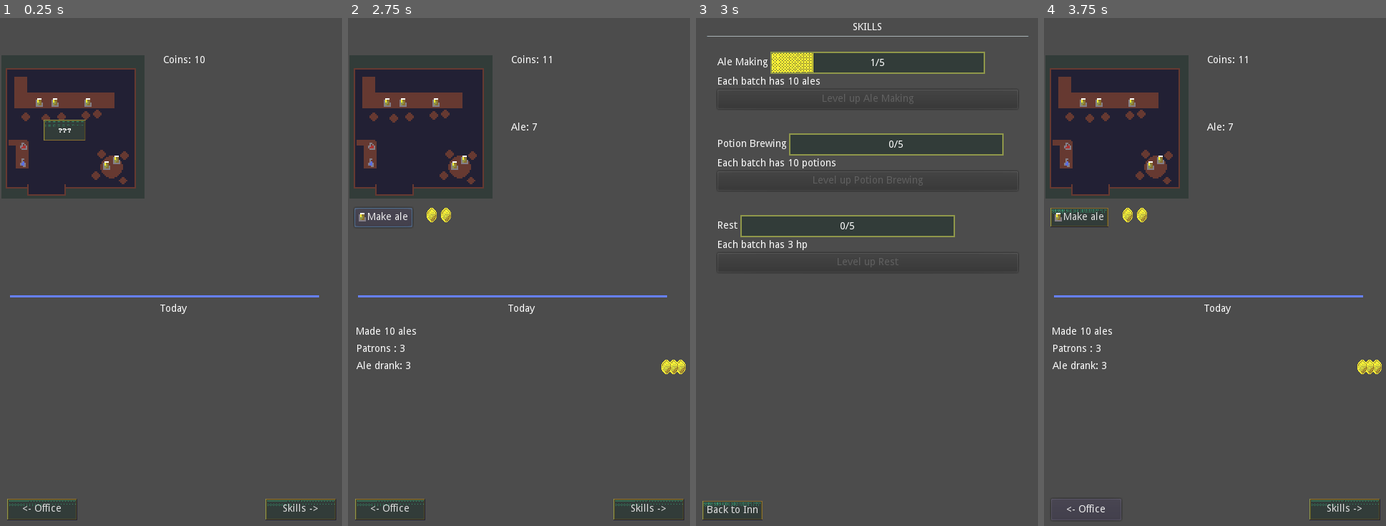
Above: before the commit, frames 1-4 (left to right).
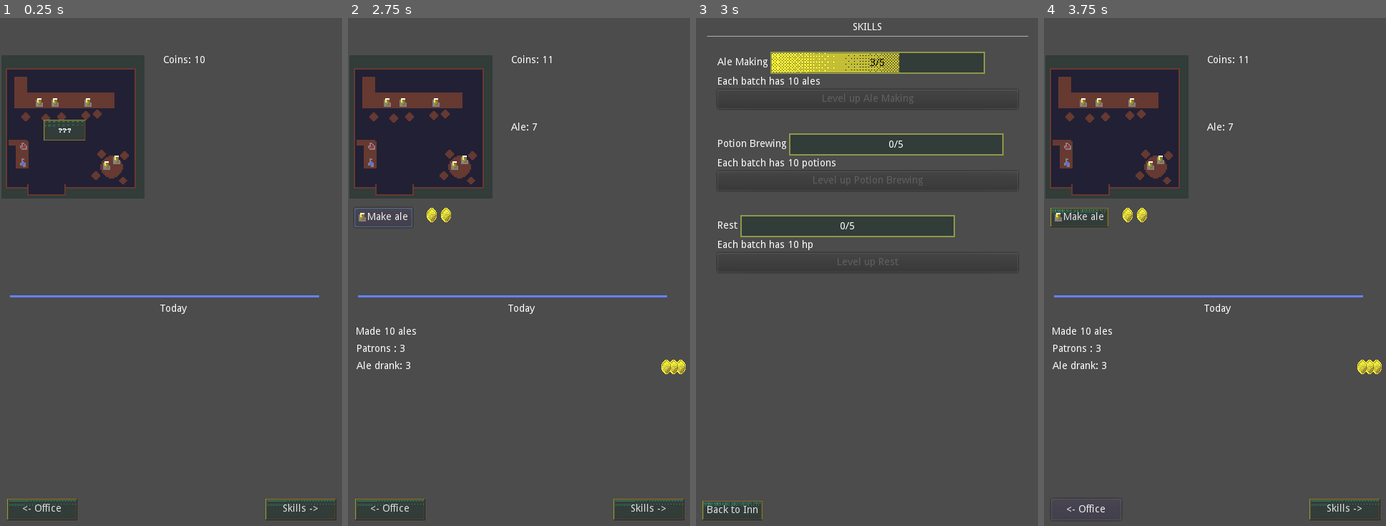
Above: after the commit, the same moments.

Repository: RoxT/InnKeeperUnlimited
Game: Godot game, scene res://Inn.tscn
Two runs of this game, one before a commit and one after it. Both use one fixed random seed, a clock stepped at 60 frames per second and the inputs below.
Inputs (mouse positions are in pixels of both pictures, inside the frame that each line leads up to):
- Up to frame 1 (0.25 s): no input
- Up to frame 2 (2.75 s): click (412, 129) at 0.5 s; click "Next" at 1.25 s; click "Make ale" at 2 s
- Up to frame 3 (3 s): click "Skills ->" at 2.75 s
- Up to frame 4 (3.75 s): click "Back to Inn" at 3.5 s

Frames 1-2 are identical in both runs. In frame 3, 1.0% of the frame differs, in the area x 26-60%, y 6-46%; in frame 4, nothing differs.

Commit message:
skill csvs

Diff:
--- a/project/project.godot
+++ b/project/project.godot
@@ -47,6 +47,11 @@
 common/drop_mouse_on_gui_input_disabled=true
 theme/custom="res://resources/new_theme.tres"
 
+[locale]
+
+translations=PoolStringArray( "res://resources/rest_translations.en.translation", "res://resources/ale_translations.en.translation", "res://resources/potion_translations.en.translation" )
+locale_filter=[ 0, [  ] ]
+
 [physics]
 
 common/enable_pause_aware_picking=true
--- /dev/null
+++ b/project/resources/ale_translations.csv
@@ -0,0 +1,8 @@
+keys,en
+ALE1,ale ale ale
+ALE2,brewskis
+ALE3,string3
+ALE4,string4
+ALE5,string5
+ALE6,string6
+ALE7,The ale flows
--- /dev/null
+++ b/project/resources/potion_translations.csv
@@ -0,0 +1,8 @@
+keys,en
+POTIONS1,Brewing....brewing...brewing
+POTIONS2,string2
+POTIONS3,string3
+POTIONS4,string4
+POTIONS5,string5
+POTIONS6,string6
+POTIONS7,The slime flows
--- /dev/null
+++ b/project/resources/rest_translations.csv
@@ -0,0 +1,7 @@
+keys,en,ja
+REST1,"You’re getting better at ""rest"". Yay!",Anata wa `kyūsoku' ga jōzu ni natte imasu. Wa ̄ i!
+REST2,"You got so much rest you’re.... bored? Yes, you’re wiping down the bar 10 times a day and dealing with ingrates but at least its not milling by hand and lifting barrels of hops.","Yasumi sugite… taikutsu? Hai, anata wa bā o 1-nichi 10-kai fukitori, burei ni taisho shite imasuga, sukunakutomo te de funsai shite hoppu no taru o mochiagete iru wakede wa arimasen."
+REST3,string,Gen
+REST4,atring ,弦
+REST5,string,ストリング
+REST6,"With no manual labour to do your guild spends their days serving ale and getting to know patrons, laughing at stories and talking down many armed drunkards, and cleaning up endless messes. You have developed a greater sense of purpose and kinship with those around you and the resiliency to go with it.",肉体労働のないギルドは、エールを出したり常連客と知り合いになったり、話を聞いて笑って多くの武装した酔っぱらいを言い負かしたり、終わりのない混乱を片付けたりすることに日々を費やします。 あなたは、より大きな目的意識と周囲の人々との親近感、そしてそれに伴う回復力を発達させてきました。
--- a/project/skills/RSkill.gd
+++ b/project/skills/RSkill.gd
@@ -6,6 +6,7 @@
 
 export var title:String
 export var plural:String
+export var label:String
 
 export var level := 1
 export var next := 5
@@ -23,14 +24,15 @@
 		return true
 	else: return false
 
-func level_up():
+func level_up()->int:
 	level += 1
 	ex = ex - next
 	next += 1
 	batch_size += 1
-	if not is_ready(): S.ready_to_level.erase(self)
+	return level
 
-
+func get_batch_text()->String:
+	return BATCH % [batch_size, plural]
 
 
 
--- /dev/null
+++ b/project/skills/SkillDialogScene.gd
@@ -0,0 +1,24 @@
+extends Control
+
+
+var skill:String
+var level:int
+
+onready var label:RichTextLabel = $MarginContainer/VBoxContainer/RichTextLabelTiny
+
+
+signal dialog_finished (key)
+
+# Called when the node enters the scene tree for the first time.
+func _ready() -> void:
+	pass
+
+func show_text(skill:Skill):
+	label.text = ""
+	label.add_text(tr(skill.label + str(skill.level)))
+	label.newline()
+	label.newline()
+	label.add_text("New batch size: " + str(skill.batch_size) + " " + skill.plural)
+
+func _on_Back_pressed() -> void:
+	queue_free()
--- /dev/null
+++ b/project/skills/SkillDialogScene.tscn
@@ -0,0 +1,48 @@
+[gd_scene load_steps=7 format=2]
+
+[ext_resource path="res://resources/tinier.tres" type="DynamicFont" id=1]
+[ext_resource path="res://resources/tiny2.tres" type="DynamicFont" id=2]
+[ext_resource path="res://resources/tinierBold.tres" type="DynamicFont" id=3]
+[ext_resource path="res://skills/SkillDialogScene.gd" type="Script" id=4]
+[ext_resource path="res://resources/new_theme.tres" type="Theme" id=5]
+
+[sub_resource type="StyleBoxFlat" id=1]
+bg_color = Color( 0.301961, 0.301961, 0.301961, 1 )
+
+[node name="Dialog" type="Control"]
+anchor_right = 1.0
+anchor_bottom = 1.0
+script = ExtResource( 4 )
+
+[node name="Panel" type="Panel" parent="."]
+anchor_right = 1.0
+anchor_bottom = 1.0
+custom_styles/panel = SubResource( 1 )
+
+[node name="MarginContainer" type="MarginContainer" parent="."]
+anchor_right = 1.0
+anchor_bottom = 1.0
+theme = ExtResource( 5 )
+
+[node name="VBoxContainer" type="VBoxContainer" parent="MarginContainer"]
+margin_left = 15.0
+margin_top = 15.0
+margin_right = 465.0
+margin_bottom = 705.0
+
+[node name="RichTextLabelTiny" type="RichTextLabel" parent="MarginContainer/VBoxContainer"]
+margin_right = 450.0
+margin_bottom = 659.0
+size_flags_vertical = 3
+custom_fonts/italics_font = ExtResource( 1 )
+custom_fonts/bold_font = ExtResource( 3 )
+custom_fonts/normal_font = ExtResource( 2 )
+text = "The ale flows"
+
+[node name="Back" type="Button" parent="MarginContainer/VBoxContainer"]
+margin_top = 663.0
+margin_right = 450.0
+margin_bottom = 690.0
+text = "Back"
+
+[connection signal="pressed" from="MarginContainer/VBoxContainer/Back" to="." method="_on_Back_pressed"]
--- a/project/skills/UISkill.gd
+++ b/project/skills/UISkill.gd
@@ -1,9 +1,11 @@
+tool
 extends Control
 
 const Skill := preload("res://skills/RSkill.gd")
 export var skill_r:Resource setget set_skill
 var skill:Skill
 
+onready var SkillDialogScene := preload("res://skills/SkillDialogScene.tscn")
 onready var title_label := $VBox/HBox/TitleLabel
 onready var batch_label := $VBox/BatchLabel
 onready var progress := $VBox/HBox/TextureProgress
@@ -14,6 +16,10 @@
 	assert(skill_r != null)
 	skill = skill_r
 	level_up_btn.connect("pressed", self, "_on_level_up_btn_pressed")
+	title_label.owner = self
+	batch_label.owner = self
+	progress.owner = self
+	level_up_btn.owner = self
 	update()
 
 func _enter_tree() -> void:
@@ -23,7 +29,7 @@
 	if !skill:
 		return
 	title_label.text = skill.title
-	batch_label.text = skill.BATCH % [skill.batch_size, skill.plural]
+	batch_label.text = skill.get_batch_text()
 	var ex = skill.ex
 	var next = skill.next
 	progress.value = ex
@@ -42,4 +48,7 @@
 
 func _on_level_up_btn_pressed():
 	skill.level_up()
+	var dialog = SkillDialogScene.instance()
+	add_child(dialog)
+	dialog.show_text(skill)
 	update()
--- a/project/skills/UISkill.tscn
+++ b/project/skills/UISkill.tscn
@@ -4,7 +4,7 @@
 [ext_resource path="res://textures/progress_bg.png" type="Texture" id=2]
 [ext_resource path="res://resources/another.tres" type="Theme" id=3]
 [ext_resource path="res://skills/UISkill.gd" type="Script" id=4]
-[ext_resource path="res://skills/ale.tres" type="Resource" id=5]
+[ext_resource path="res://skills/rest.tres" type="Resource" id=5]
 
 [node name="Skill" type="MarginContainer"]
 anchor_right = 1.0
@@ -26,7 +26,7 @@
 margin_right = 28.0
 margin_bottom = 31.0
 rect_min_size = Vector2( 0, 31 )
-text = "Title"
+text = "Rest"
 valign = 1
 
 [node name="TextureProgress" type="TextureProgress" parent="VBox/HBox"]
@@ -34,8 +34,8 @@
 margin_right = 332.0
 margin_bottom = 31.0
 theme = ExtResource( 3 )
-max_value = 10.0
-value = 10.0
+max_value = 5.0
+value = 5.0
 texture_under = ExtResource( 2 )
 texture_progress = ExtResource( 1 )
 
@@ -49,17 +49,17 @@
 margin_top = -7.0
 margin_right = 20.0
 margin_bottom = 7.0
-text = "0/10"
+text = "20/5"
 align = 1
 
 [node name="BatchLabel" type="Label" parent="VBox"]
 margin_top = 35.0
 margin_right = 450.0
 margin_bottom = 49.0
-text = "Each batch has # plurals"
+text = "Each batch has 3 hp"
 
 [node name="LevelUpBtn" type="Button" parent="VBox"]
 margin_top = 53.0
 margin_right = 450.0
 margin_bottom = 80.0
-text = "Level up Title"
+text = "Level up Rest"
--- a/project/skills/ale.tres
+++ b/project/skills/ale.tres
@@ -6,7 +6,8 @@
 script = ExtResource( 1 )
 title = "Ale Making"
 plural = "ales"
+label = "ALE"
 level = 1
 next = 5
-ex = 0
+ex = 2
 batch_size = 10
--- a/project/skills/potion.tres
+++ b/project/skills/potion.tres
@@ -6,6 +6,7 @@
 script = ExtResource( 1 )
 title = "Potion Brewing"
 plural = "potions"
+label = "POTIONS"
 level = 1
 next = 5
 ex = 0
--- a/project/skills/rest.tres
+++ b/project/skills/rest.tres
@@ -6,7 +6,8 @@
 script = ExtResource( 1 )
 title = "Rest"
 plural = "hp"
+label = "REST"
 level = 1
 next = 5
 ex = 0
-batch_size = 3
+batch_size = 10
--- /dev/null
+++ b/project/translation_test.tscn
@@ -0,0 +1,57 @@
+[gd_scene format=2]
+
+[node name="Control" type="Control"]
+anchor_right = 1.0
+anchor_bottom = 1.0
+
+[node name="VBoxContainer" type="VBoxContainer" parent="."]
+margin_right = 480.0
+margin_bottom = 120.0
+
+[node name="Button" type="Label" parent="VBoxContainer"]
+margin_right = 480.0
+margin_bottom = 14.0
+text = "rest1"
+align = 1
+autowrap = true
+
+[node name="Button2" type="Label" parent="VBoxContainer"]
+margin_top = 18.0
+margin_right = 480.0
+margin_bottom = 32.0
+text = "rest2"
+align = 1
+autowrap = true
+
+[node name="Button3" type="Label" parent="VBoxContainer"]
+margin_top = 36.0
+margin_right = 480.0
+margin_bottom = 50.0
+text = "rest3"
+align = 1
+autowrap = true
+
+[node name="Button4" type="Label" parent="VBoxContainer"]
+margin_top = 54.0
+margin_right = 480.0
+margin_bottom = 68.0
+text = "rest4"
+align = 1
+autowrap = true
+
+[node name="Button5" type="Label" parent="VBoxContainer"]
+margin_top = 72.0
+margin_right = 480.0
+margin_bottom = 86.0
+text = "rest5"
+align = 1
+autowrap = true
+
+[node name="Button6" type="Label" parent="VBoxContainer"]
+margin_top = 90.0
+margin_right = 480.0
+margin_bottom = 121.0
+text = "rest6
+"
+align = 1
+autowrap = true
Not shown, added: project/resources/ale_translations.csv.import
Binary file added: project/resources/ale_translations.en.translation
Not shown, added: project/resources/potion_translations.csv.import
Binary file added: project/resources/potion_translations.en.translation
Not shown, added: project/resources/rest_translations.csv.import
Binary file added: project/resources/rest_translations.en.translation
Binary file added: project/resources/rest_translations.ja.translation
Not shown, added: project/resources/.~lock.ale_translations.csv#
Not shown, added: project/resources/.~lock.potion_translations.csv#
Not shown, added: project/resources/.~lock.rest_translations.csv#
